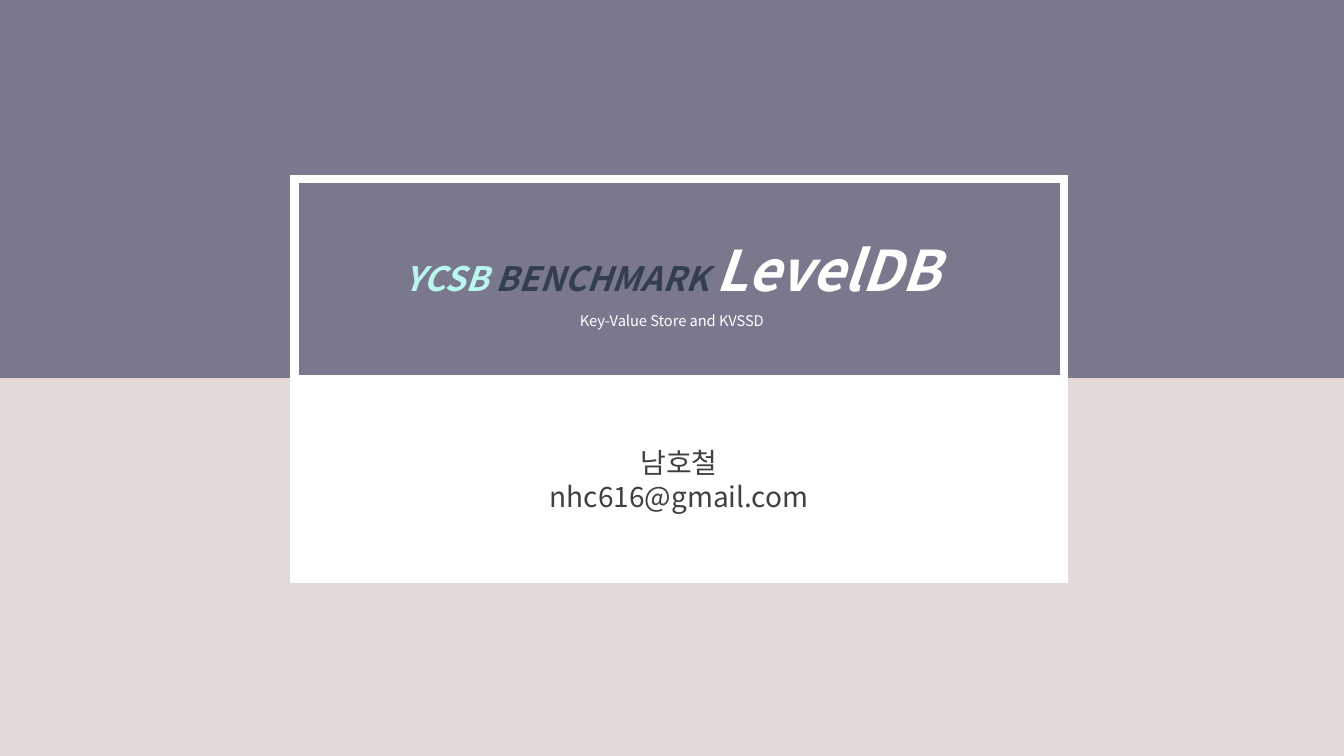
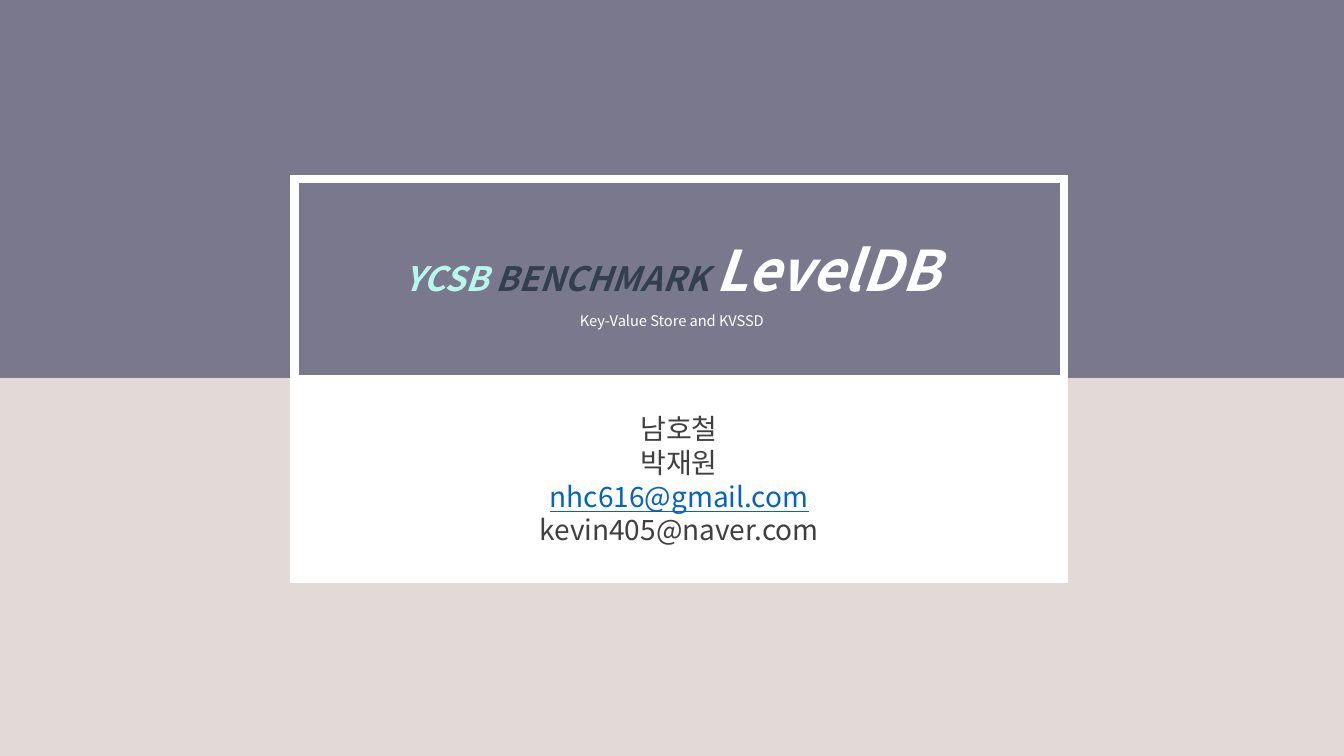
Before and after one commit to shinhojin/LiSearch_Dankook_Univ._Linux_Search, a slide deck: slide 1 of Presentation/190226_LVDB.pptx. Drawn at 1344x756 pixels with LibreOffice and Linux fonts; fonts in the diff are those of the drawing. Boxes give left, top, right and bottom in pixels: in the first picture for what was removed or moved away, otherwise in the second. Text is boxed around its words. In the diff, an @@ line names an element or a change of style, - is before the commit and + after.

```diff
--- a/Presentation/190226_LVDB.pptx
+++ b/Presentation/190226_LVDB.pptx
@@ text in rectangle at <box>640,450,717,475</box>: paragraph added @@
+박재원
@@ text in rectangle at <box>550,484,809,514</box>: text colour #404040 to #0563C1, underline on in "nhc616@gmail.com" @@
@@ text in rectangle at <box>539,512,818,545</box>: paragraph added @@
+kevin405@naver.com
```
Also in this commit, not shown: 5 slides added.
